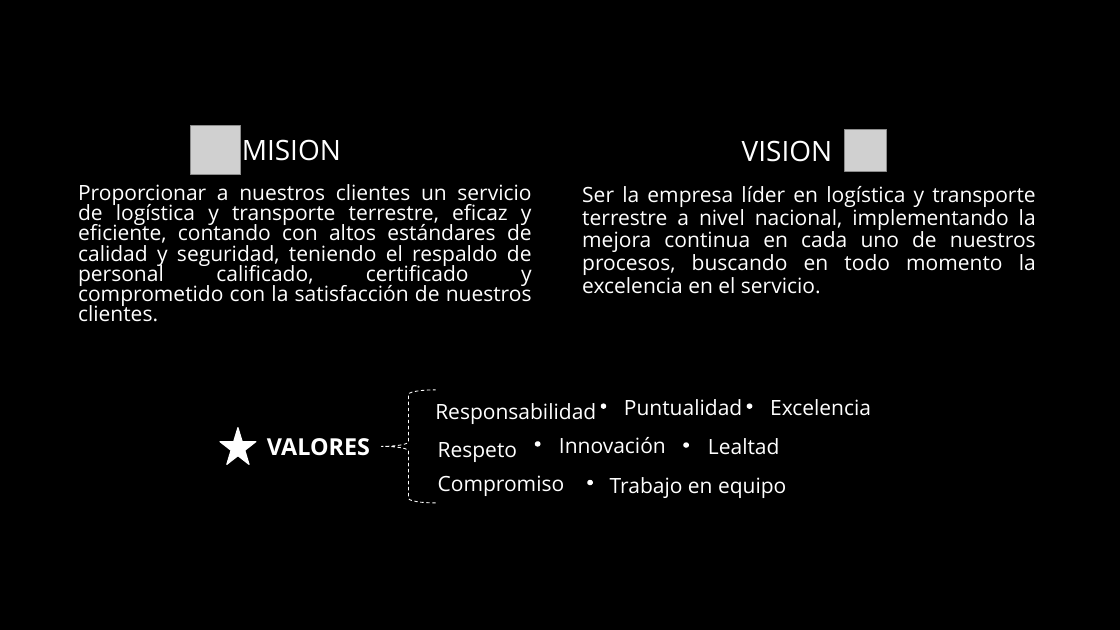
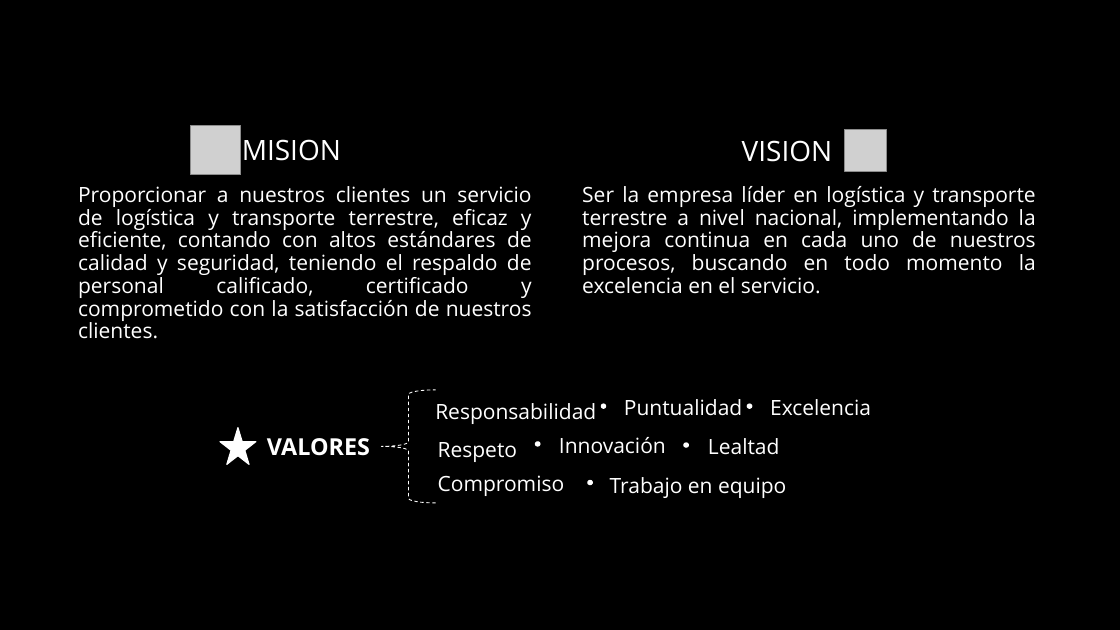
Before and after one commit to Brandon-Moreno/LogisticaGA, a slide deck: slide 2 of PRESENTACION DIGITAL.pptx. Drawn at 1120x630 pixels with LibreOffice and Linux fonts; fonts in the diff are those of the drawing; grey boxes stand for pictures; background and template pictures are left out. Boxes give left, top, right and bottom in pixels: in the first picture for what was removed or moved away, otherwise in the second. Text is boxed around its words. In the diff, an @@ line names an element or a change of style, - is before the commit and + after.

```diff
--- a/PRESENTACION DIGITAL.pptx
+++ b/PRESENTACION DIGITAL.pptx
@@ text "Proporcionar a nuestros clientes un ..." at <box>78,186,532,339</box>: line spacing 0.8 to 0.9 @@
```
Also in this commit, not shown: 1 slide added, 1 slide removed, 2 other files.
